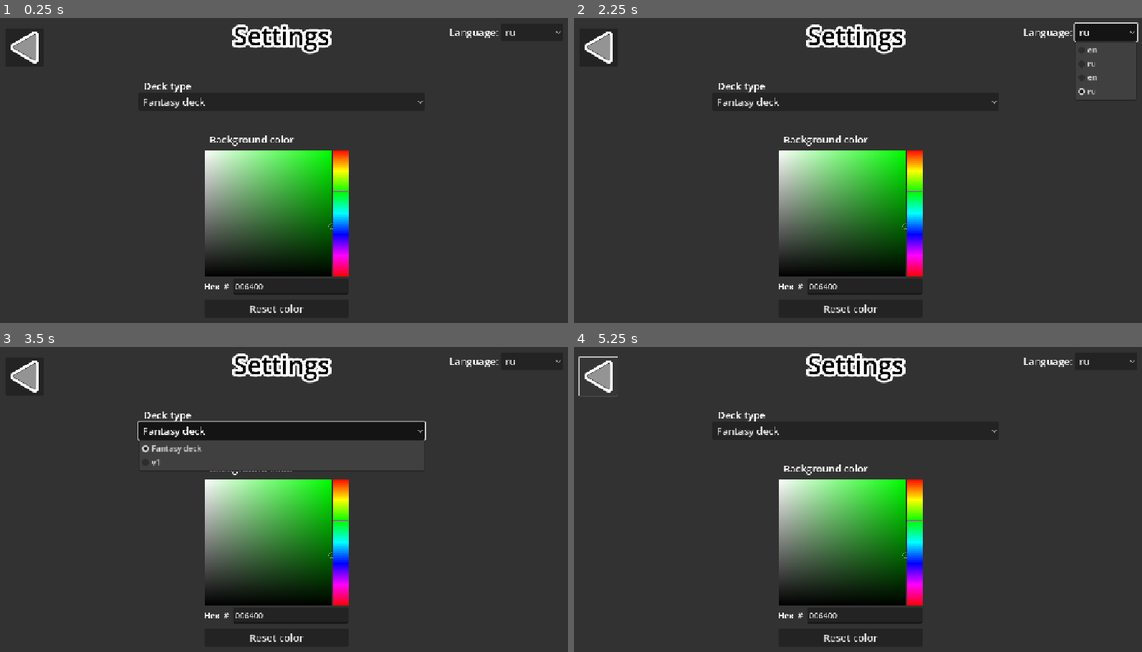
Above: before the commit, frames 1-4 (two rows, left to right).
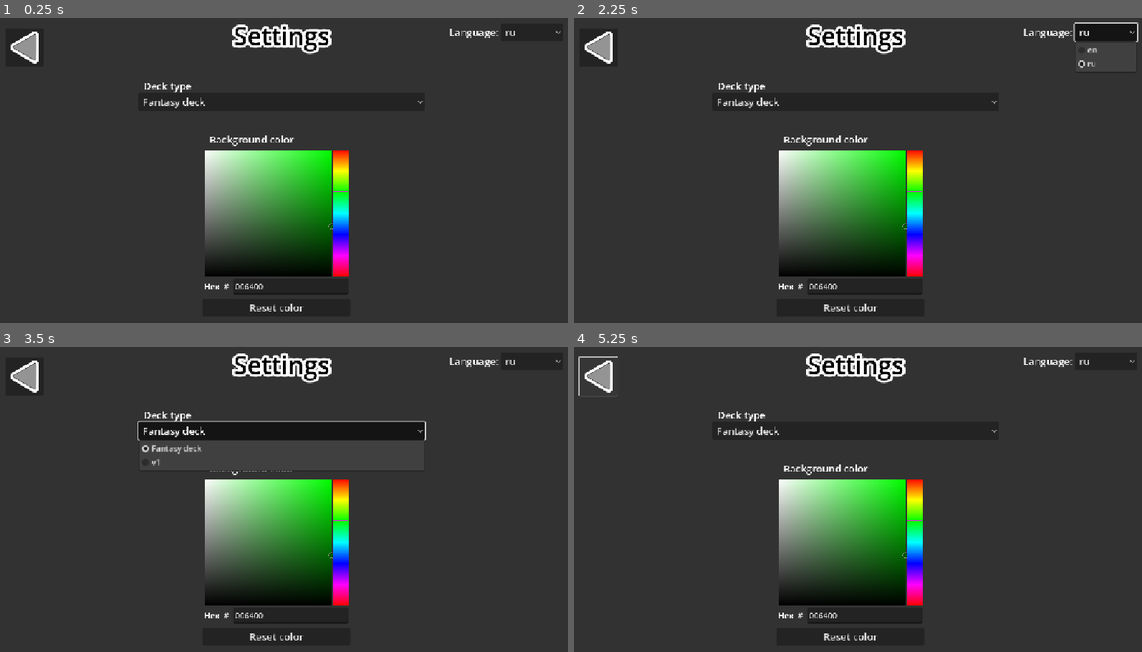
Above: after the commit, the same moments.

Repository: Yulya-S/Playing-the-fool
Game: Godot game, scene res://scenes/pages/settings.tscn
The game is run twice, just before and just after one commit, with the same random seed, the same clock (stepped at 60 frames per second) and the same inputs. This scene is started directly instead of the project's main scene.
Inputs (mouse positions are in pixels of both pictures, inside the frame that each line leads up to):
- Up to frame 1 (0.25 s): no input
- Up to frame 2 (2.25 s): click "Reset color" at 0.5 s; click (596, 48) at 1.25 s; click "ru" at 2 s
- Up to frame 3 (3.5 s): click "Fantasy deck" at 2.75 s
- Up to frame 4 (5.25 s): click "ru" at 3.5 s; click "Fantasy deck" at 4.25 s; click (596, 377) at 5 s

The runs differ from the first frame. In frame 1, 0.1% of the frame differs, in the area x 44-54%, y 93-97%; in frame 2, 0.2%, in the area x 44-99%, y 13-97%; in frame 3, 0.1%; in frame 4, 0.1%.
Error before the commit: Invalid call. Nonexistent function 'get_child' in base 'Nil'. (res://scripts/pages/settings.gd:24)
Error after the commit: Invalid call. Nonexistent function 'get_child' in base 'Nil'. (res://scripts/pages/settings.gd:30)

Commit message:
clearing settings files

Diff:
--- a/playing-the-fool/scenes/pages/settings.tscn
+++ b/playing-the-fool/scenes/pages/settings.tscn
@@ -96,12 +96,8 @@
 sliders_visible = false
 presets_visible = false
 
-[node name="ResetColor" type="Button" parent="."]
-layout_mode = 0
-offset_left = 420.0
-offset_top = 566.0
-offset_right = 710.0
-offset_bottom = 602.0
+[node name="ResetColor" type="Button" parent="ColorPicker"]
+layout_mode = 2
 theme_override_font_sizes/font_size = 20
 text = "_RESET"
 text_overrun_behavior = 3
@@ -118,5 +114,5 @@
 [connection signal="item_selected" from="Language" to="." method="_on_language_item_selected"]
 [connection signal="item_selected" from="DeckType" to="." method="_on_deck_type_item_selected"]
 [connection signal="color_changed" from="ColorPicker" to="." method="_on_color_picker_color_changed"]
-[connection signal="button_down" from="ResetColor" to="." method="_on_reset_color_button_down"]
+[connection signal="button_down" from="ColorPicker/ResetColor" to="." method="_on_color_picker_color_changed" binds= [Color(0, 0.392157, 0, 1)]]
 [connection signal="button_down" from="Button" to="." method="_on_window_button_down"]
--- a/playing-the-fool/scripts/pages/settings.gd
+++ b/playing-the-fool/scripts/pages/settings.gd
@@ -1,4 +1,5 @@
 extends GameWindow
+# Путь к объекту в сцене
 @onready var Language = $Language
 
 # Применение цвета
@@ -10,6 +11,11 @@
 		if "csv" not in i:
 			Language.add_item(i.split(".")[1])
 			if i.split(".")[1] == Global.config.lang: Language.selected = Language.item_count - 1
+
+# Сохранение изменений
+func _save_config(param_name: String, value: Variant) -> void:
+	Global.config[param_name] = value
+	Global.save_config()
 
 # Изменение языка
 func _on_language_item_selected(index: int) -> void:
@@ -23,13 +29,3 @@
 func _on_color_picker_color_changed(color: Color) -> void:
 	Global.main.get_child(0).modulate = color
 	_save_config("background_color", color.to_html())
-
-# Сохранение изменений
-func _save_config(param_name: String, value: Variant) -> void:
-	Global.config[param_name] = value
-	Global.save_config()
-
-# Сброс цвета
-func _on_reset_color_button_down() -> void:
-	_on_color_picker_color_changed(Color("#"+Global._empty_conf().background_color))
-	_ready()
